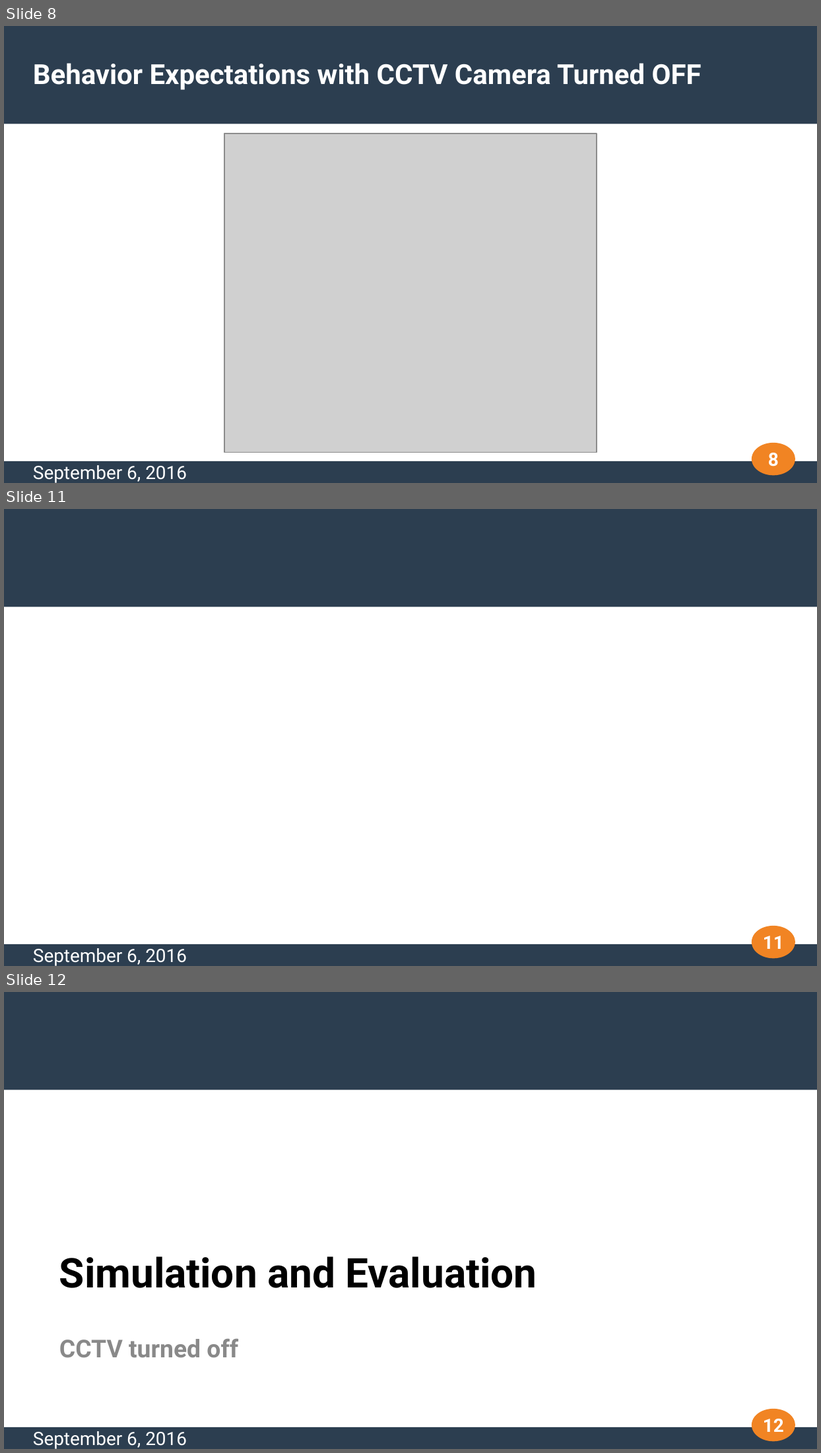
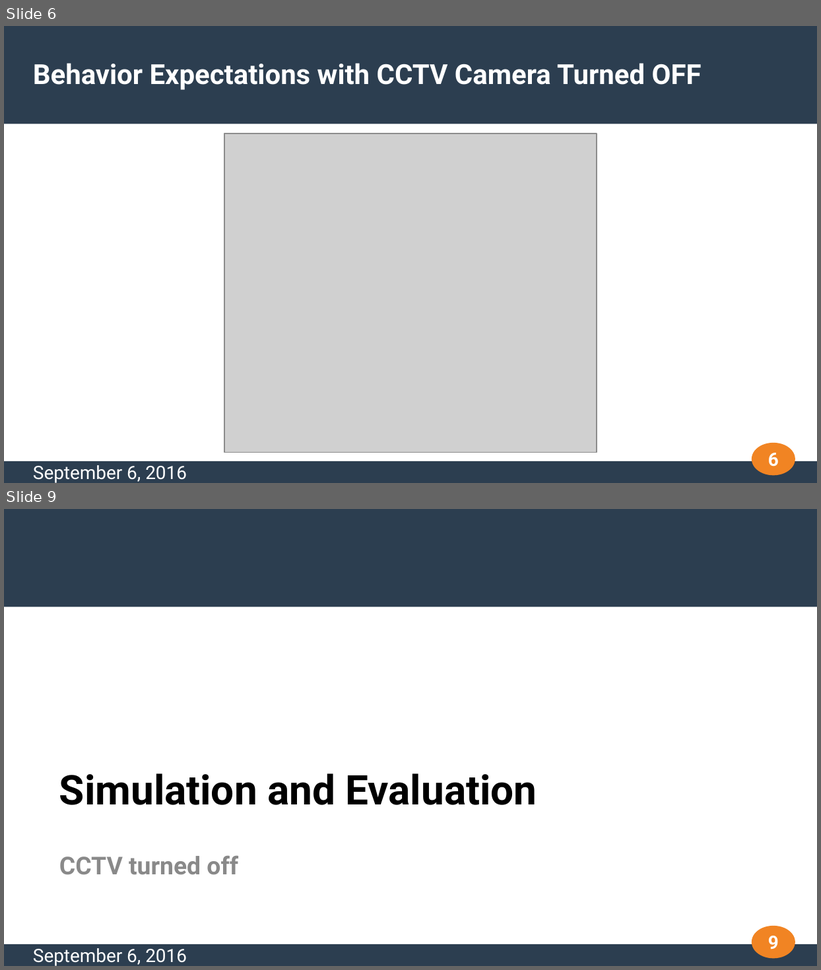
Before and after one commit to danploeger/omnetpp_university_network, a slide deck: Final_task/documentation/Presentation/presentation.pptx. Shown one above the other, each under a label of ours: slides 8, 11 and 12 before the commit, slides 6 and 9 after it; the slides between them are not shown. The pictures are 821x1453 and 821x970 pixels, drawn with LibreOffice and Linux fonts; fonts in the diff are those of the drawing; grey boxes stand for pictures. Boxes give left, top, right and bottom in pixels: in the first picture for what was removed or moved away, otherwise in the second. Text is boxed around its words. In the diff, an @@ line names an element or a change of style, - is before the commit and + after.

```diff
--- a/Final_task/documentation/Presentation/presentation.pptx
+++ b/Final_task/documentation/Presentation/presentation.pptx
@@ slide 11 removed at [4,509,817,966], background #FFFFFF; not listed: 3 template elements that a slide beside it also shows @@
@@ page number removed at [763,936,784,949] @@
-11
@@ text removed at [33,949,187,966] @@
-September 6, 2016
@@ what was slide 8 is now slide 6 @@
@@ page number at [768,453,779,467]: text changed @@
-8
+6
@@ what was slide 12 is now slide 9 @@
@@ page number at [768,936,779,950]: text changed @@
-12
+9
```
Also in this commit, not shown: 2 slides changed, 2 other slides removed.
